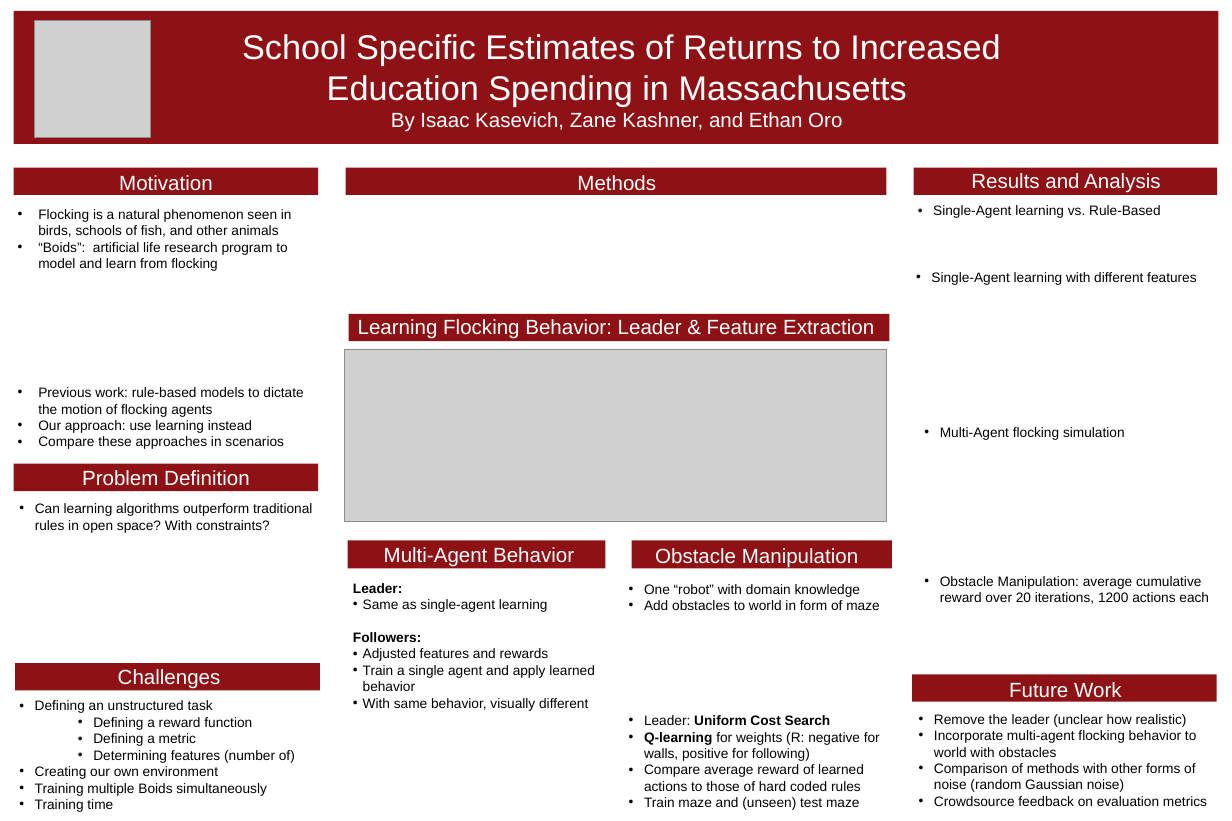
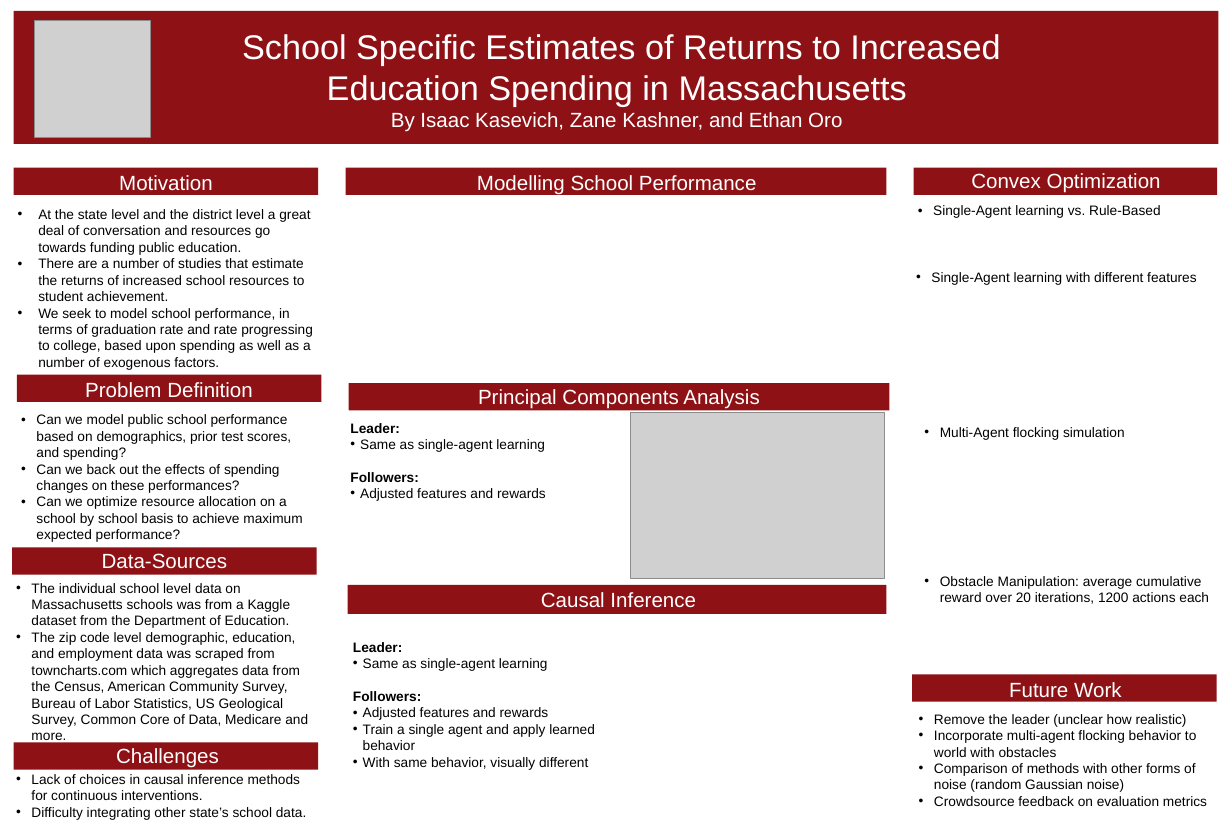
Before and after one commit to ethan-oro/returns-to-variable-school-spending, a slide deck: slide 1 of poster/cs229poster.ppt. Drawn at 1232x821 pixels with LibreOffice and Linux fonts; fonts in the diff are those of the drawing; grey boxes stand for pictures. Boxes give left, top, right and bottom in pixels: in the first picture for what was removed or moved away, otherwise in the second. Text is boxed around its words. In the diff, an @@ line names an element or a change of style, - is before the commit and + after.

Commit message:
added stuff to the poster

```diff
--- a/poster/cs229poster.ppt
+++ b/poster/cs229poster.ppt
@@ text at (477, 175, 756, 195): text changed @@
-Methods
+Modelling School Performance
@@ text at (971, 173, 1161, 193): text changed @@
-Results and Analysis
+Convex Optimization
@@ text at (38, 209, 313, 370): text changed @@
-• Flocking is a natural phenomenon seen in birds, schools of fish, and other animals
-• “Boids”: artificial life research program to model and learn from flocking
+• At the state level and the district level a great deal of conversation and resources go towards funding public education.
+• There are a number of studies that estimate the returns of increased school resources to student achievement.
+• We seek to model school performance, in terms of graduation rate and rate progressing to college, based upon spending as well as a number of exogenous factors.
@@ text removed at (358, 319, 874, 339) @@
-Learning Flocking Behavior: Leader & Feature Extraction
@@ rectangle: place and size @@
-rectangle at (14, 464, 318, 492)
+rectangle at (17, 375, 322, 402)
@@ text "Problem Definition": place and size @@
-text "Problem Definition" at (82, 470, 250, 486)
+text "Problem Definition" at (85, 382, 253, 398)
@@ text removed at (38, 387, 303, 449) @@
-• Previous work: rule-based models to dictate the motion of flocking agents
-• Our approach: use learning instead
-• Compare these approaches in scenarios
@@ rectangle: place and size @@
-rectangle at (349, 314, 890, 342)
+rectangle at (349, 383, 890, 411)
@@ text added at (478, 389, 759, 408), 36 pt, text #FFFFFF @@
+Principal Components Analysis
@@ text added at (36, 414, 302, 542), 24 pt, text #000000 @@
+• Can we model public school performance based on demographics, prior test scores, and spending?
+• Can we back out the effects of spending changes on these performances?
+• Can we optimize resource allocation on a school by school basis to achieve maximum expected performance?
@@ picture: place and size @@
-picture at (345, 349, 886, 521)
+picture at (630, 412, 885, 578)
@@ text added at (350, 423, 546, 501), 24 pt, text #000000 @@
+Leader:
+• Same as single-agent learning
+Followers:
+• Adjusted features and rewards
@@ text removed at (35, 503, 312, 533) @@
-• Can learning algorithms outperform traditional rules in open space? With constraints?
@@ rectangle: place and size @@
-rectangle at (632, 540, 892, 568)
+rectangle at (12, 547, 317, 575)
@@ text added at (102, 553, 227, 569), 36 pt, text #FFFFFF @@
+Data-Sources
@@ text removed at (384, 547, 574, 567) @@
-Multi-Agent Behavior
@@ text removed at (655, 548, 858, 567) @@
-Obstacle Manipulation
@@ text added at (31, 583, 308, 744), 24 pt, text #000000 @@
+• The individual school level data on Massachusetts schools was from a Kaggle dataset from the Department of Education.
+• The zip code level demographic, education, and employment data was scraped from towncharts.com which aggregates data from the Census, American Community Survey, Bureau of Labor Statistics, US Geological Survey, Common Core of Data, Medicare and more.
@@ rectangle: place and size @@
-rectangle at (347, 540, 605, 568)
+rectangle at (347, 585, 886, 614)
@@ text added at (541, 592, 696, 608), 36 pt, text #FFFFFF @@
+Causal Inference
@@ text removed at (644, 584, 880, 810) @@
-• One “robot” with domain knowledge
-• Add obstacles to world in form of maze
-• Leader: Uniform Cost Search
-• Q-learning for weights (R: negative for walls, positive for following)
-• Compare average reward of learned actions to those of hard coded rules
-• Train maze and (unseen) test maze
@@ text "Leader:": place and size @@
-text "Leader:" at (353, 583, 595, 711)
+text "Leader:" at (353, 642, 595, 770)
@@ rectangle: place and size @@
-rectangle at (15, 663, 320, 691)
+rectangle at (14, 742, 318, 770)
@@ text "Challenges": place and size @@
-text "Challenges" at (118, 669, 221, 689)
+text "Challenges" at (116, 748, 219, 768)
@@ text at (31, 774, 306, 820): text changed @@
-• Defining an unstructured task
-  • Defining a reward function
-  • Defining a metric
-  • Determining features (number of)
-• Creating our own environment
-• Training multiple Boids simultaneously
-• Training time
+• Lack of choices in causal inference methods for continuous interventions.
+• Difficulty integrating other state’s school data.
```
